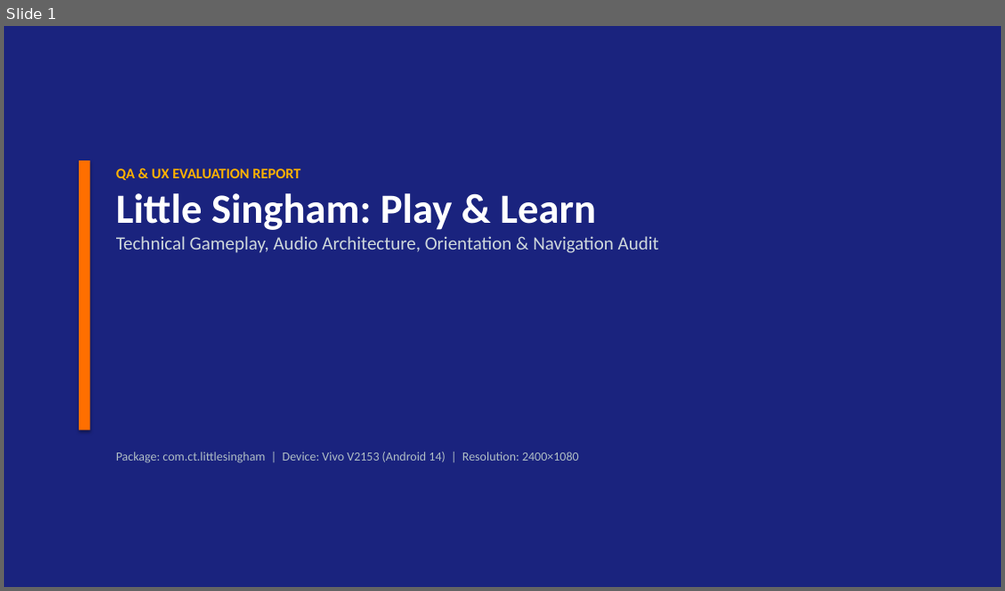
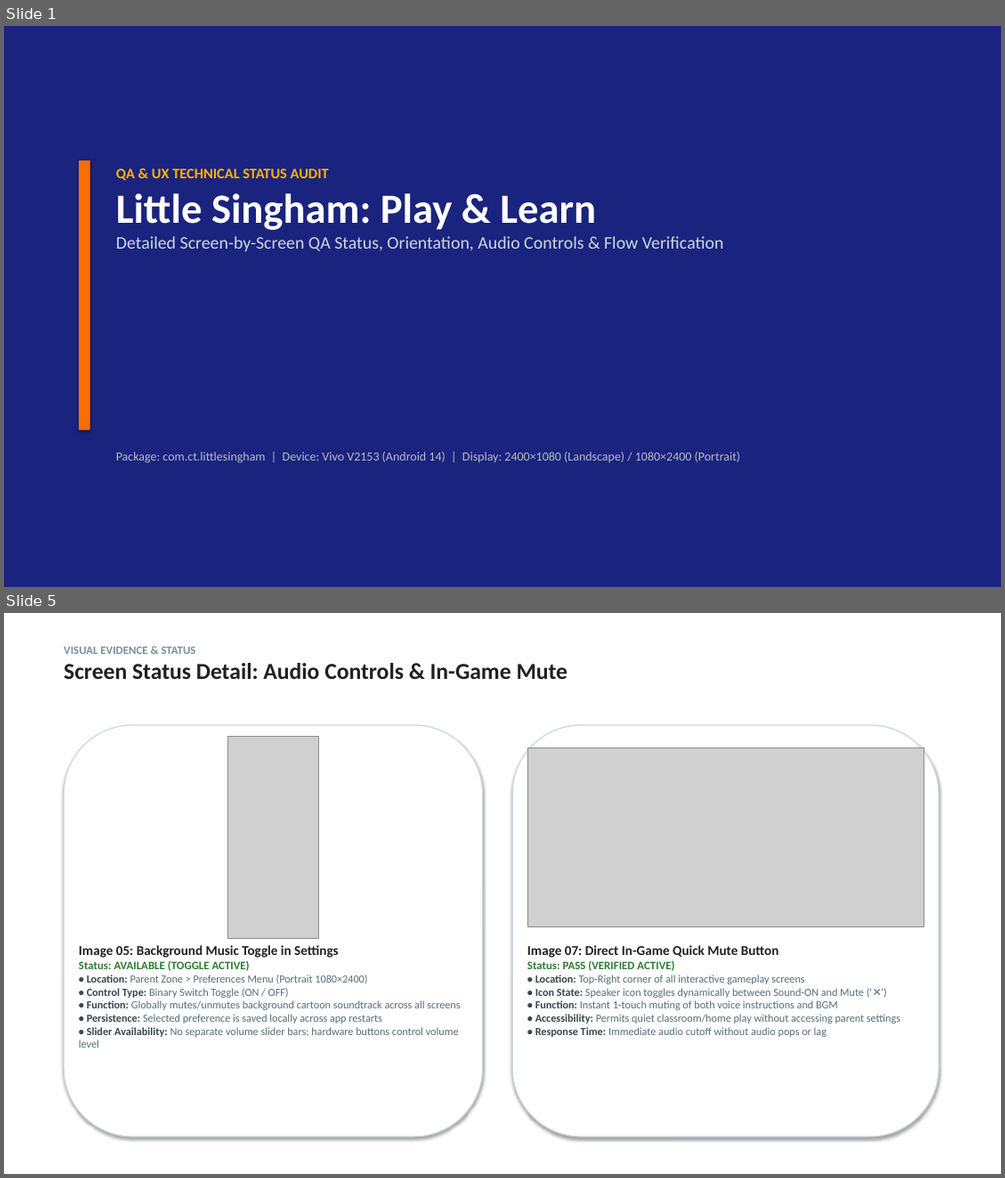
Before and after one commit to ananddub/game-qa-review-3g1j37, a slide deck: Little_Singham_Play_and_Learn.pptx. Shown one above the other, each under a label of ours: slide 1 before the commit, slides 1 and 5 after it; the slides between them are not shown. The pictures are 1005x591 and 1005x1178 pixels, drawn with LibreOffice and Linux fonts; fonts in the diff are those of the drawing; grey boxes stand for pictures. Boxes give left, top, right and bottom in pixels: in the first picture for what was removed or moved away, otherwise in the second. Text is boxed around its words. In the diff, an @@ line names an element or a change of style, - is before the commit and + after.

Commit message:
Remove all suggestions/recommendations; update slides to focus purely on detailed screen statuses, UI elements, and technical parameters

```diff
--- a/Little_Singham_Play_and_Learn.pptx
+++ b/Little_Singham_Play_and_Learn.pptx
@@ slide 5 added at (4, 613, 1001, 1174), background #FFFFFF @@
@@ text added at (64, 646, 568, 679), 22 pt, text #212121, bold @@
+VISUAL EVIDENCE & STATUS
+Screen Status Detail: Audio Controls & In-Game Mute
@@ rounded rectangle added at (64, 725, 483, 1136), fill #FFFFFF, outline #CFD8DC 1 pt @@
@@ picture added at (227, 737, 319, 938) @@
@@ rounded rectangle added at (512, 725, 938, 1136), fill #FFFFFF, outline #CFD8DC 1 pt @@
@@ picture added at (527, 748, 923, 926) @@
@@ text added at (79, 945, 460, 1047), 10.5 pt, text #546E7A @@
+Image 05: Background Music Toggle in Settings
+Status: AVAILABLE (TOGGLE ACTIVE)
+• Location: Parent Zone > Preferences Menu (Portrait 1080×2400)
+• Control Type: Binary Switch Toggle (ON / OFF)
+• Function: Globally mutes/unmutes background cartoon soundtrack across all screens
+• Persistence: Selected preference is saved locally across app restarts
+• Slider Availability: No separate volume slider bars; hardware buttons control volume level
@@ text added at (527, 945, 900, 1037), 10.5 pt, text #546E7A @@
+Image 07: Direct In-Game Quick Mute Button
+Status: PASS (VERIFIED ACTIVE)
+• Location: Top-Right corner of all interactive gameplay screens
+• Icon State: Speaker icon toggles dynamically between Sound-ON and Mute ('✕')
+• Function: Instant 1-touch muting of both voice instructions and BGM
+• Accessibility: Permits quiet classroom/home play without accessing parent settings
+• Response Time: Immediate audio cutoff without audio pops or lag
@@ slide 1 changed as well @@
@@ text at (116, 168, 329, 180): text changed @@
-QA & UX EVALUATION REPORT
+QA & UX TECHNICAL STATUS AUDIT
@@ text at (116, 236, 724, 251): text changed; size 18 to 17 pt @@
-Technical Gameplay, Audio Architecture, Orientation & Navigation Audit
+Detailed Screen-by-Screen QA Status, Orientation, Audio Controls & Flow Verification
@@ text at (116, 451, 740, 463): text changed @@
-Package: com.ct.littlesingham | Device: Vivo V2153 (Android 14) | Resolution: 2400×1080
+Package: com.ct.littlesingham | Device: Vivo V2153 (Android 14) | Display: 2400×1080 (Landscape) / 1080×2400 (Portrait)
```
Also in this commit, not shown: 1 other slide changed, 4 other slides added, 6 slides removed, 2 other files.
